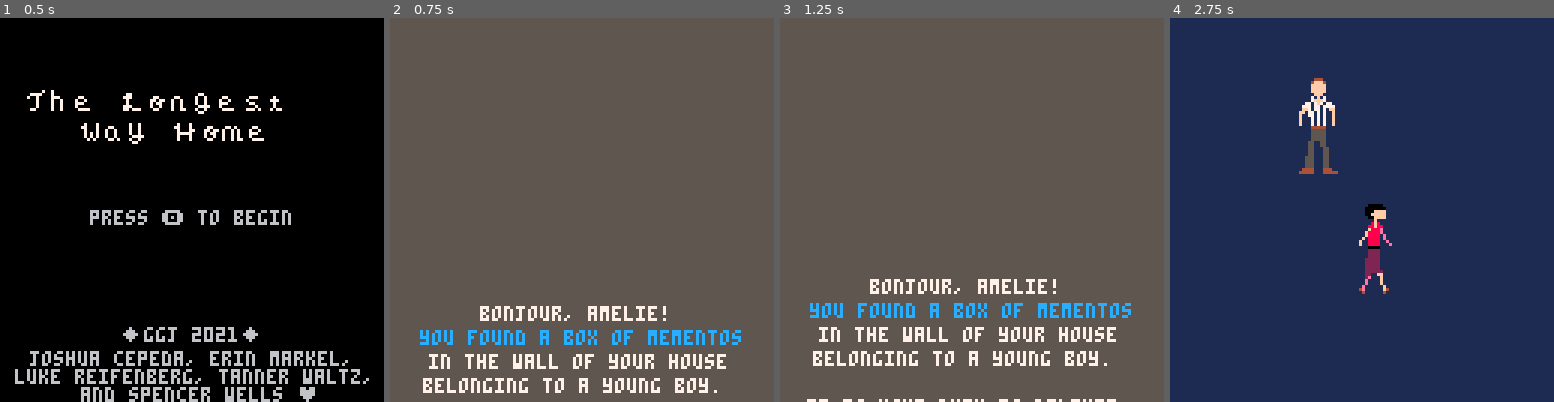
Above: before the commit, frames 1-4 (left to right).
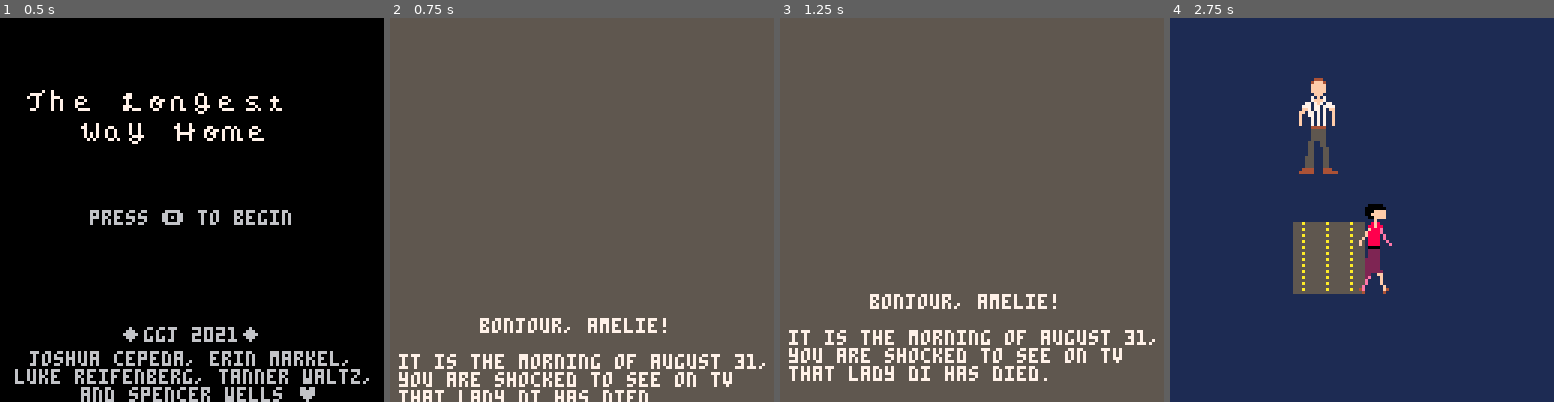
Above: after the commit, the same moments.

Repository: open-source-grilled-cheese/pacman-paris-undertale
Game: PICO-8 cartridge ggj.p8
Same seed, same stepped clock (60 frames per second), same inputs: the game is played once before the commit and once after it.
Inputs:
- Up to frame 1 (0.5 s): no input
- Up to frame 2 (0.75 s): tap O (Z key) at 0.7 s
- Up to frame 3 (1.25 s): no input
- Up to frame 4 (2.75 s): hold Right 1.6-2.1 s; tap O (Z key) at 1.7, 2.1, 2.5 s; hold Up 2.15-2.42 s; hold Right from 2.47 s (still down)

Frame 1 is identical in both runs. In frame 2, 6.2% of the frame differs, in the area x 2-98%, y 75-100%; in frame 3, 7.5%, in the area x 2-98%, y 67-100%; in frame 4, 3.5%.

Commit message:
changed intro

Diff:
--- a/ggj.p8
+++ b/ggj.p8
@@ -113,19 +113,24 @@
 }
 
 intro_text = {
-		{ 8, "bonjour, amelie!", 30},
-		{ 8, "you found a box of mementos", 10, 12},
-		{ 8, "in the wall of your house", 13 },
-		{ 16, "belonging to a young boy.", 11 },
-		{ 8, "it is your duty to deliver", 9},
-		{ 8, "this box to its original owner", 3},
-		{ 8, "and bring him happiness.", 21},
+		{ 12, "bonjour, amelie!", 30},
+		{ 6, "it is the morning of august 31, 1997", 3},
+		{ 6, "you are shocked to see on tv", 3},
+		{ 12, "that lady di has died.", 3},
+		{ 6, "in your shock, you drop your", 3},
+		{ 6, "purfume bottle, knocking a", 3},
+		{ 12, "baseboard off of the wall.", 3},
+		{ 6, "after further inspection, you", 3},
+		{ 12, "find an old memento box!", 3},
+		{ 12, "dominique bredoteau?", 3},
+		{ 6, "you shall find him and return", 3},
+		{ 6, "his box!", 3}
 	}
 
 function _init()
 	_update = _update_title
 	_draw = _draw_title
-	base = 91
+	base = 95
 	palt(0, false)
 	palt(11, true)
 end
@@ -143,7 +148,7 @@
 
 function _update_intro()
 		if base > 5 then
-		base -= 0.6
+		base -= 0.5
 	 end
 
 	 if btnp(🅾️) then
@@ -340,7 +345,7 @@
 		end
 
 		if base <= 5 then
-		print("press 🅾️ to continue", 28, 100)
+		print("press 🅾️ to continue", 28, 118)
 		end
 end
 
@@ -350,6 +355,8 @@
 
 function _draw_walk()
  cls(1)
+ -- draw map
+ map(11, 8, 64, 64, 3, 3)
  -- draw player
  draw_player()
 
@@ -585,19 +592,10 @@
 0000000000000000000000000000000000000000000000000000000000000000000000000000000000000000000000000000000000000000000000000000000000000000000000000000000000000000000000000000000000000000000000000000000000000000000000000000000000000000000000000000000000000000
 0000000000000000000000000000000000000000000000000000000000000000000000000000000000000000000000000000000000000000000000000000000000000000000000000000000000000000000000000000000000000000000000000000000000000000000000000000000000000000000000000000000000000000
 0000000000000000000000000000000000000000000000000000000000000000000000000000000000000000000000000000000000000000000000000000000000000000000000000000000000000000000000000000000000000000000000000000000000000000000000000000000000000000000000000000000000000000
-0000000000000000040500000000000000000000000000000000000000000000000000000000000000000000000000000000000000000000000000000000000000000000000000000000000000000000000000000000000000000000000000000000000000000000000000000000000000000000000000000000000000000000
-0000000000000000141500000000000000000000000000000000000000000000000000000000000000000000000000000000000000000000000000000000000000000000000000000000000000000000000000000000000000000000000000000000000000000000000000000000000000000000000000000000000000000000
-0000000000000000000000000000000000000000000000000000000000000000000000000000000000000000000000000000000000000000000000000000000000000000000000000000000000000000000000000000000000000000000000000000000000000000000000000000000000000000000000000000000000000000
-0000000000000000000000000000000000000000000000000000000000000000000000000000000000000000000000000000000000000000000000000000000000000000000000000000000000000000000000000000000000000000000000000000000000000000000000000000000000000000000000000000000000000000
-0000000000000000000000000000000000000000000000000000000000000000000000000000000000000000000000000000000000000000000000000000000000000000000000000000000000000000000000000000000000000000000000000000000000000000000000000000000000000000000000000000000000000000
-0000000000000000000000000000000000000000000000000000000000000000000000000000000000000000000000000000000000000000000000000000000000000000000000000000000000000000000000000000000000000000000000000000000000000000000000000000000000000000000000000000000000000000
-0000000000000000000000000000000000000000000000000000000000000000000000000000000000000000000000000000000000000000000000000000000000000000000000000000000000000000000000000000000000000000000000000000000000000000000000000000000000000000000000000000000000000000
-0000000000000000000000000000000000000000000000000000000000000000000000000000000000000000000000000000000000000000000000000000000000000000000000000000000000000000000000000000000000000000000000000000000000000000000000000000000000000000000000000000000000000000
-0000000000000000000000000000000000000000000000000000000000000000000000000000000000000000000000000000000000000000000000000000000000000000000000000000000000000000000000000000000000000000000000000000000000000000000000000000000000000000000000000000000000000000
-0000000000000000000000000000000000000000000000000000000000000000000000000000000000000000000000000000000000000000000000000000000000000000000000000000000000000000000000000000000000000000000000000000000000000000000000000000000000000000000000000000000000000000
-0000000000000000000000000000000000000000000000000000000000000000000000000000000000000000000000000000000000000000000000000000000000000000000000000000000000000000000000000000000000000000000000000000000000000000000000000000000000000000000000000000000000000000
-0000000000000000000000000000000000000000000000000000000000000000000000000000000000000000000000000000000000000000000000000000000000000000000000000000000000000000000000000000000000000000000000000000000000000000000000000000000000000000000000000000000000000000
-0000000000000000000000000000000000000000000000000000000000000000000000000000000000000000000000000000000000000000000000000000000000000000000000000000000000000000000000000000000000000000000000000000000000000000000000000000000000000000000000000000000000000000
-0000000000000000000000000000000000000000000000000000000000000000000000000000000000000000000000000000000000000000000000000000000000000000000000000000000000000000000000000000000000000000000000000000000000000000000000000000000000000000000000000000000000000000
-0000000000000000000000000000000000000000000000000000060700000000000000000000000000000000000000000000000000000000000000000000000000000000000000000000000000000000000000000000000000000000000000000000000000000000000000000000000000000000000000000000000000000000
-0000000000000000000000000000000000000000000000000000161700000000000000000000000000000000000000000000000000000000000000000000000000000000000000000000000000000000000000000000000000000000000000000000000000000000000000000000000000000000000000000000000000000000
+0000000000000000000000000000000000000000000000000000000000000000000000000000000000000000000000000000000000000000000000000000000000000000000000000000000000000000000000000000000000000000000000000000000000000000000000000000000000000000000000000000000000000000
+0000000000000000000000000000000000000000000000000000000000000000000000000000000000000000000000000000000000000000000000000000000000000000000000000000000000000000000000000000000000000000000000000000000000000000000000000000000000000000000000000000000000000000
+0000000000000000000000000000000000000000000000000000000000000000000000000000000000000000000000000000000000000000000000000000000000000000000000000000000000000000000000000000000000000000000000000000000000000000000000000000000000000000000000000000000000000000
+0000000000000000000000000000000000000000000000000000000000000000000000000000000000000000000000000000000000000000000000000000000000000000000000000000000000000000000000000000000000000000000000000000000000000000000000000000000000000000000000000000000000000000
+00000000000000000000006b6b6b000000000000000000000000000000000000000000000000000000000000000000000000000000000000000000000000000000000000000000000000000000000000000000000000000000000000000000000000000000000000000000000000000000000000000000000000000000000000
+00000000000000000000006b6b6b000000000000000000000000000000000000000000000000000000000000000000000000000000000000000000000000000000000000000000000000000000000000000000000000000000000000000000000000000000000000000000000000000000000000000000000000000000000000
+00000000000000000000006b6b6b000000000000000000000000000000000000000000000000000000000000000000000000000000000000000000000000000000000000000000000000000000000000000000000000000000000000000000000000000000000000000000000000000000000000000000000000000000000000
